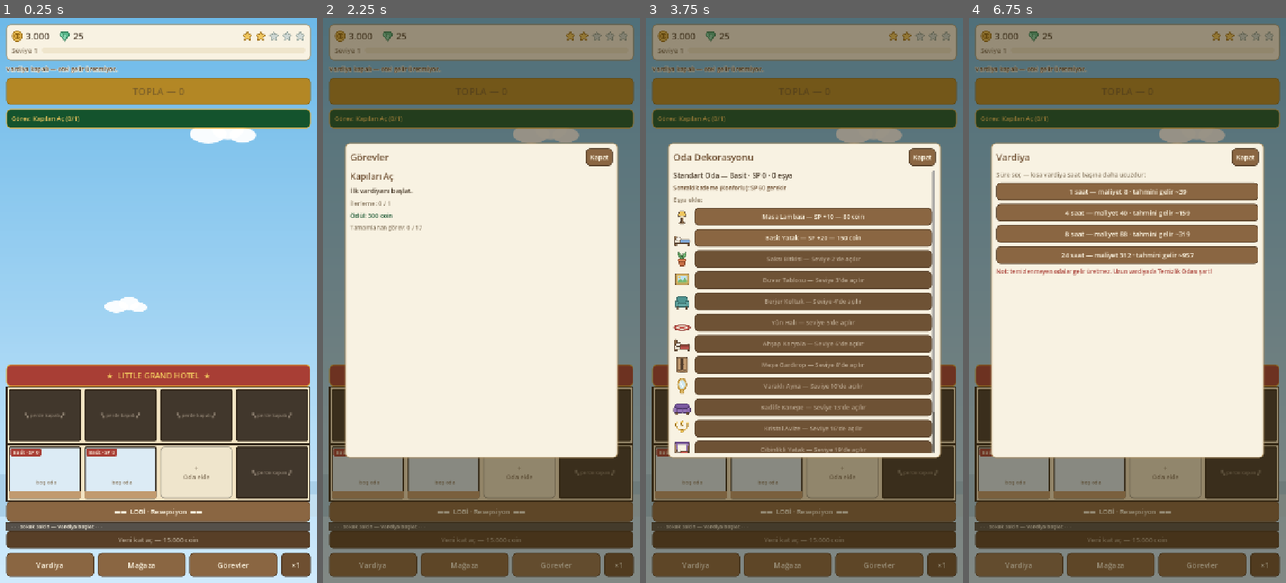
Above: before the commit, frames 1-4 (left to right).
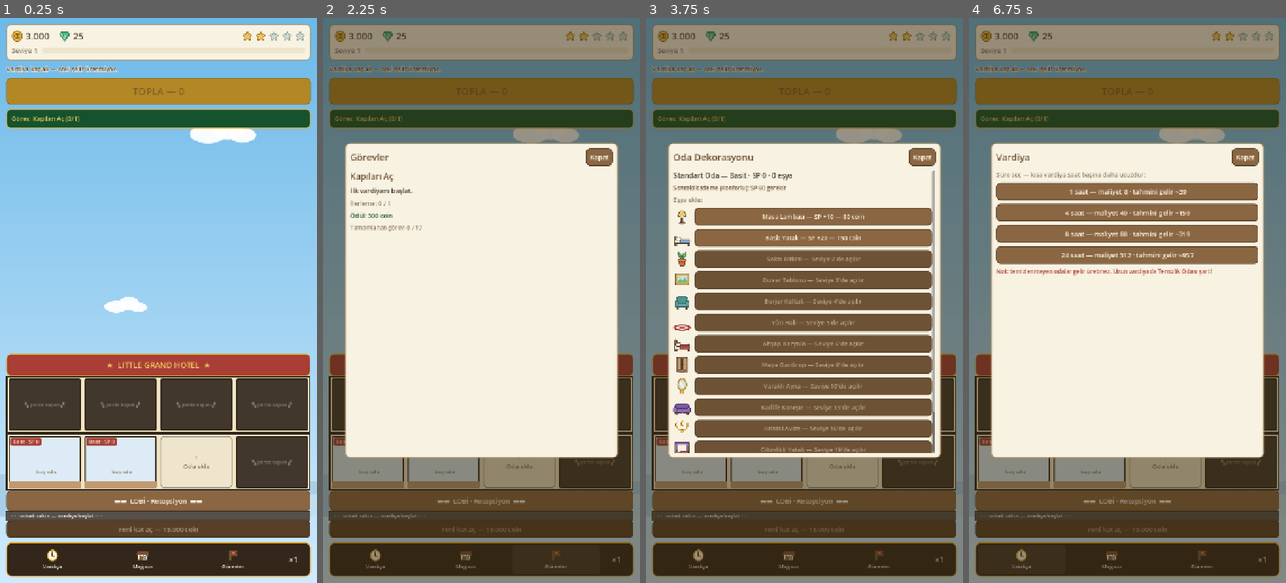
Above: after the commit, the same moments.

Repository: Eren-Ozcan/LittleGrandHotel
Game: Godot game, scene res://main.tscn
Two runs of this game, one before a commit and one after it. Both use one fixed random seed, a clock stepped at 60 frames per second and the inputs below.
Inputs (mouse positions are in pixels of both pictures, inside the frame that each line leads up to):
- Up to frame 1 (0.25 s): no input
- Up to frame 2 (2.25 s): click (373, 566) at 0.5 s, where only the run before the commit has a clickable "Vardiya"; click (465, 566) at 1.25 s, where only the run before the commit has a clickable "Mağaza"; click (557, 566) at 2 s, where only the run before the commit has a clickable "Görevler"
- Up to frame 3 (3.75 s): click (690, 470) at 2.77 s; click (690, 464) at 3.52 s
- Up to frame 4 (6.75 s): click (1089, 470) at 4.27 s; click (1089, 464) at 5.02 s; click "+ Oda ekle" at 5.75 s; click (1022, 560) at 6.52 s

The runs differ from the first frame. In frame 1, 20% of the frame differs, in the area x 1-99%, y 59-99%; in frame 2, 11%; in frame 3, 11%; in frame 4, 11%.

Commit message:
UI: Hotel City tarzi alt bar — koyu serit, kategori ikonlari, saatli geri sayim
- Altin cerceveli koyu serit panel; Vardiya/Magaza/Gorevler ikonlu butonlar
- Vardiya butonunda canli SS:DD:sn geri sayimi (aktifken altin renk)
- Yeni SVG ikonlar: icon_clock, icon_shop, icon_quest
- _bar_button yardimcisi: ikon ustte, etiket altta

Co-Authored-By: Claude Fable 5 <noreply@anthropic.com>

Diff:
--- /dev/null
+++ b/assets/ui/icon_clock.svg
@@ -0,0 +1,7 @@
+<svg xmlns="http://www.w3.org/2000/svg" width="32" height="32" viewBox="0 0 32 32">
+  <circle cx="16" cy="17" r="12" fill="#fdf6e3" stroke="#e0a92f" stroke-width="2.5"/>
+  <rect x="13" y="2" width="6" height="4" rx="1" fill="#e0a92f"/>
+  <line x1="16" y1="17" x2="16" y2="9" stroke="#4a3b2a" stroke-width="2.5" stroke-linecap="round"/>
+  <line x1="16" y1="17" x2="22" y2="20" stroke="#a83e35" stroke-width="2.5" stroke-linecap="round"/>
+  <circle cx="16" cy="17" r="2" fill="#4a3b2a"/>
+</svg>
--- /dev/null
+++ b/assets/ui/icon_quest.svg
@@ -0,0 +1,6 @@
+<svg xmlns="http://www.w3.org/2000/svg" width="32" height="32" viewBox="0 0 32 32">
+  <path d="M 8 3 C 5 3 5 7 8 7 L 8 26 C 8 29 11 29 11 26 L 11 7 L 24 7 L 21 12 L 24 17 L 11 17" fill="none"/>
+  <rect x="7" y="4" width="4" height="25" rx="2" fill="#8a6642" stroke="#6e4f31" stroke-width="1.5"/>
+  <path d="M 11 5 L 26 5 L 23 10.5 L 26 16 L 11 16 Z" fill="#a83e35" stroke="#6e4f31" stroke-width="2" stroke-linejoin="round"/>
+  <path d="M 17 8 L 18 10.2 L 20.4 10.2 L 18.5 11.7 L 19.2 14 L 17 12.7 L 14.8 14 L 15.5 11.7 L 13.6 10.2 L 16 10.2 Z" fill="#f0c75e"/>
+</svg>
--- /dev/null
+++ b/assets/ui/icon_shop.svg
@@ -0,0 +1,7 @@
+<svg xmlns="http://www.w3.org/2000/svg" width="32" height="32" viewBox="0 0 32 32">
+  <rect x="5" y="14" width="22" height="14" rx="2" fill="#fdf6e3" stroke="#8a6642" stroke-width="2"/>
+  <path d="M 4 8 L 28 8 L 30 14 L 2 14 Z" fill="#a83e35" stroke="#6e4f31" stroke-width="2" stroke-linejoin="round"/>
+  <path d="M 2 14 C 2 17 5 17 5 14 M 9 14 C 9 17 12 17 12 14 M 16 14 C 16 17 19 17 19 14 M 23 14 C 23 17 26 17 26 14 M 30 14 C 30 17 27 17 27 14" fill="#f0c75e" stroke="#6e4f31" stroke-width="1.5"/>
+  <rect x="9" y="19" width="6" height="9" fill="#8a6642" stroke="#6e4f31" stroke-width="1.5"/>
+  <rect x="18" y="19" width="6" height="5" rx="1" fill="#6db9e8" stroke="#6e4f31" stroke-width="1.5"/>
+</svg>
--- a/src/main.gd
+++ b/src/main.gd
@@ -23,6 +23,7 @@
 	"locked": Color("41372c"),
 	"frame": Color("2f2418"),
 	"asphalt": Color("55504a"),
+	"bar_dark": Color("33261a"),
 }
 
 const WALLPAPERS := {
@@ -46,6 +47,7 @@
 var level_label: Label
 var xp_bar: ProgressBar
 var shift_label: Label
+var shift_bar_label: Label
 var collect_button: Button
 var hotel_box: VBoxContainer
 var quest_hint: Label
@@ -213,28 +215,42 @@
 	hotel_box.add_theme_constant_override("separation", 0)
 	scroll.add_child(hotel_box)
 
-	# --- Alt bar
+	# --- Alt bar: koyu şerit üzerinde ikonlu kategoriler (Hotel City tarzı)
+	var bar_panel := PanelContainer.new()
+	var bar_sb := StyleBoxFlat.new()
+	bar_sb.bg_color = PALETTE.bar_dark
+	bar_sb.set_corner_radius_all(12)
+	bar_sb.set_content_margin_all(6)
+	bar_sb.border_color = PALETTE.gold
+	bar_sb.set_border_width_all(2)
+	bar_panel.add_theme_stylebox_override("panel", bar_sb)
+	root.add_child(bar_panel)
 	var bottom := HBoxContainer.new()
-	bottom.add_theme_constant_override("separation", 8)
-	root.add_child(bottom)
+	bottom.add_theme_constant_override("separation", 6)
+	bar_panel.add_child(bottom)
+
+	var shift_b := _bar_button("res://assets/ui/icon_clock.svg", "Vardiya")
+	shift_b.pressed.connect(func(): _open_popup("Vardiya", _build_shift_popup))
+	bottom.add_child(shift_b)
+	shift_bar_label = shift_b.get_meta("label")
+
 	for def in [
-		["Vardiya", _build_shift_popup],
-		["Mağaza", _build_shop_popup],
-		["Görevler", _build_quests_popup],
+		["res://assets/ui/icon_shop.svg", "Mağaza", _build_shop_popup],
+		["res://assets/ui/icon_quest.svg", "Görevler", _build_quests_popup],
 	]:
-		var b := _button(def[0], 17, PALETTE.wood, PALETTE.cream_text)
-		b.size_flags_horizontal = Control.SIZE_EXPAND_FILL
-		b.custom_minimum_size = Vector2(0, 54)
-		var builder: Callable = def[1]
-		var title: String = def[0]
+		var b := _bar_button(def[0], def[1])
+		var builder: Callable = def[2]
+		var title: String = def[1]
 		b.pressed.connect(func(): _open_popup(title, builder))
 		bottom.add_child(b)
+
 	speed_index = maxi(0, SPEEDS.find(Game.time_scale))
-	var speed_b := _button("×%d" % int(SPEEDS[speed_index]), 17, PALETTE.wood_dark, PALETTE.cream_text)
-	speed_b.custom_minimum_size = Vector2(68, 54)
+	var speed_b := _bar_button("", "×%d" % int(SPEEDS[speed_index]))
+	speed_b.size_flags_horizontal = Control.SIZE_SHRINK_CENTER
+	speed_b.custom_minimum_size = Vector2(64, 66)
 	speed_b.pressed.connect(func():
 		_cycle_speed()
-		speed_b.text = "×%d" % int(SPEEDS[speed_index]))
+		speed_b.get_meta("label").text = "×%d" % int(SPEEDS[speed_index]))
 	bottom.add_child(speed_b)
 
 	# --- Popup katmanı
@@ -323,6 +339,41 @@
 	return t
 
 
+## Alt bar butonu: ikon üstte, etiket altta. Etikete b.get_meta("label") ile
+## erişilir (vardiya geri sayımı gibi canlı metinler için).
+func _bar_button(icon_path: String, text: String) -> Button:
+	var b := Button.new()
+	b.size_flags_horizontal = Control.SIZE_EXPAND_FILL
+	b.custom_minimum_size = Vector2(0, 66)
+	for state in ["normal", "hover", "pressed", "disabled"]:
+		var sb := StyleBoxFlat.new()
+		sb.bg_color = PALETTE.bar_dark
+		if state == "hover":
+			sb.bg_color = PALETTE.bar_dark.lightened(0.08)
+		elif state == "pressed":
+			sb.bg_color = PALETTE.bar_dark.darkened(0.2)
+		sb.set_corner_radius_all(9)
+		sb.set_content_margin_all(2)
+		b.add_theme_stylebox_override(state, sb)
+	var v := VBoxContainer.new()
+	v.set_anchors_preset(Control.PRESET_FULL_RECT)
+	v.alignment = BoxContainer.ALIGNMENT_CENTER
+	v.add_theme_constant_override("separation", 2)
+	v.mouse_filter = Control.MOUSE_FILTER_IGNORE
+	b.add_child(v)
+	if icon_path != "":
+		var wrap := CenterContainer.new()
+		wrap.mouse_filter = Control.MOUSE_FILTER_IGNORE
+		wrap.add_child(_icon(icon_path, 30))
+		v.add_child(wrap)
+	var l := _label(text, 18 if icon_path == "" else 12, PALETTE.cream_text)
+	l.horizontal_alignment = HORIZONTAL_ALIGNMENT_CENTER
+	l.mouse_filter = Control.MOUSE_FILTER_IGNORE
+	v.add_child(l)
+	b.set_meta("label", l)
+	return b
+
+
 func _spacer_x(px: int) -> Control:
 	var c := Control.new()
 	c.custom_minimum_size = Vector2(px, 0)
@@ -378,8 +429,12 @@
 	if Game.shift_active():
 		shift_label.text = "Vardiya bitimine %s · %.0f coin/saat" % [
 			_fmt_hms(Game.shift_remaining_game_hours()), Game.hourly_income()]
+		shift_bar_label.text = _fmt_hms(Game.shift_remaining_game_hours())
+		shift_bar_label.add_theme_color_override("font_color", PALETTE.gold_soft)
 	else:
 		shift_label.text = "Vardiya kapalı — otel gelir üretmiyor."
+		shift_bar_label.text = "Vardiya"
+		shift_bar_label.add_theme_color_override("font_color", PALETTE.cream_text)
 	collect_button.text = "TOPLA — %s" % _fmt(int(Game.pending_income))
 	collect_button.disabled = int(Game.pending_income) <= 0
 
Not shown, added: assets/ui/icon_clock.svg.import
Not shown, added: assets/ui/icon_quest.svg.import
Not shown, added: assets/ui/icon_shop.svg.import
